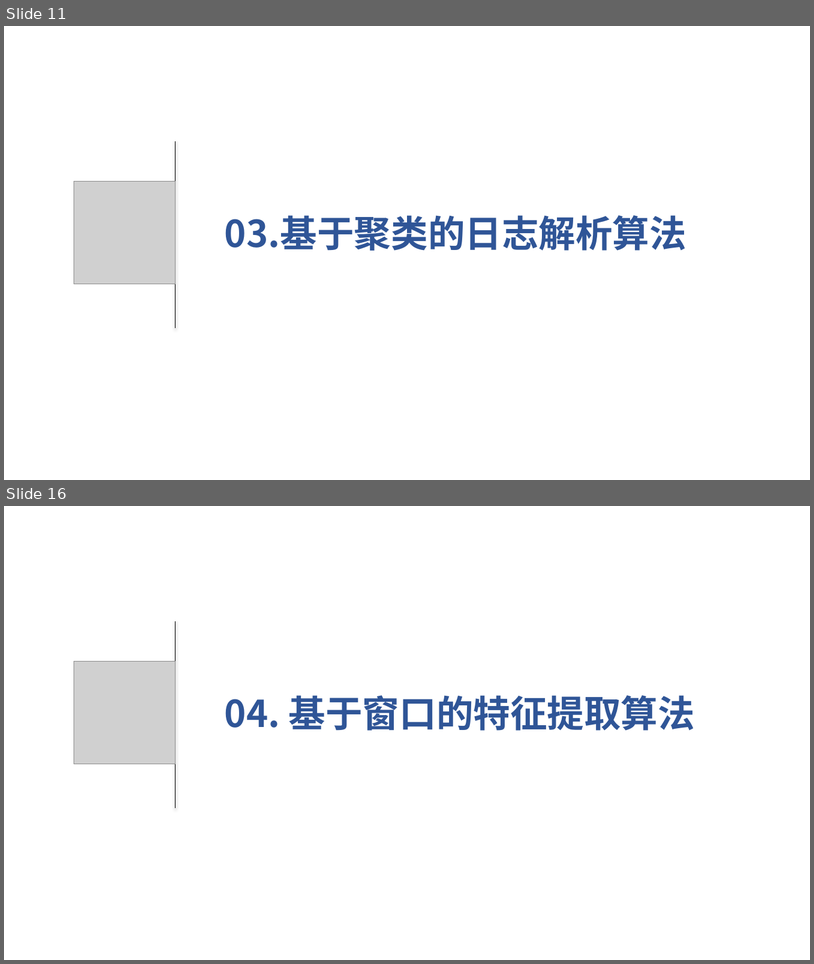
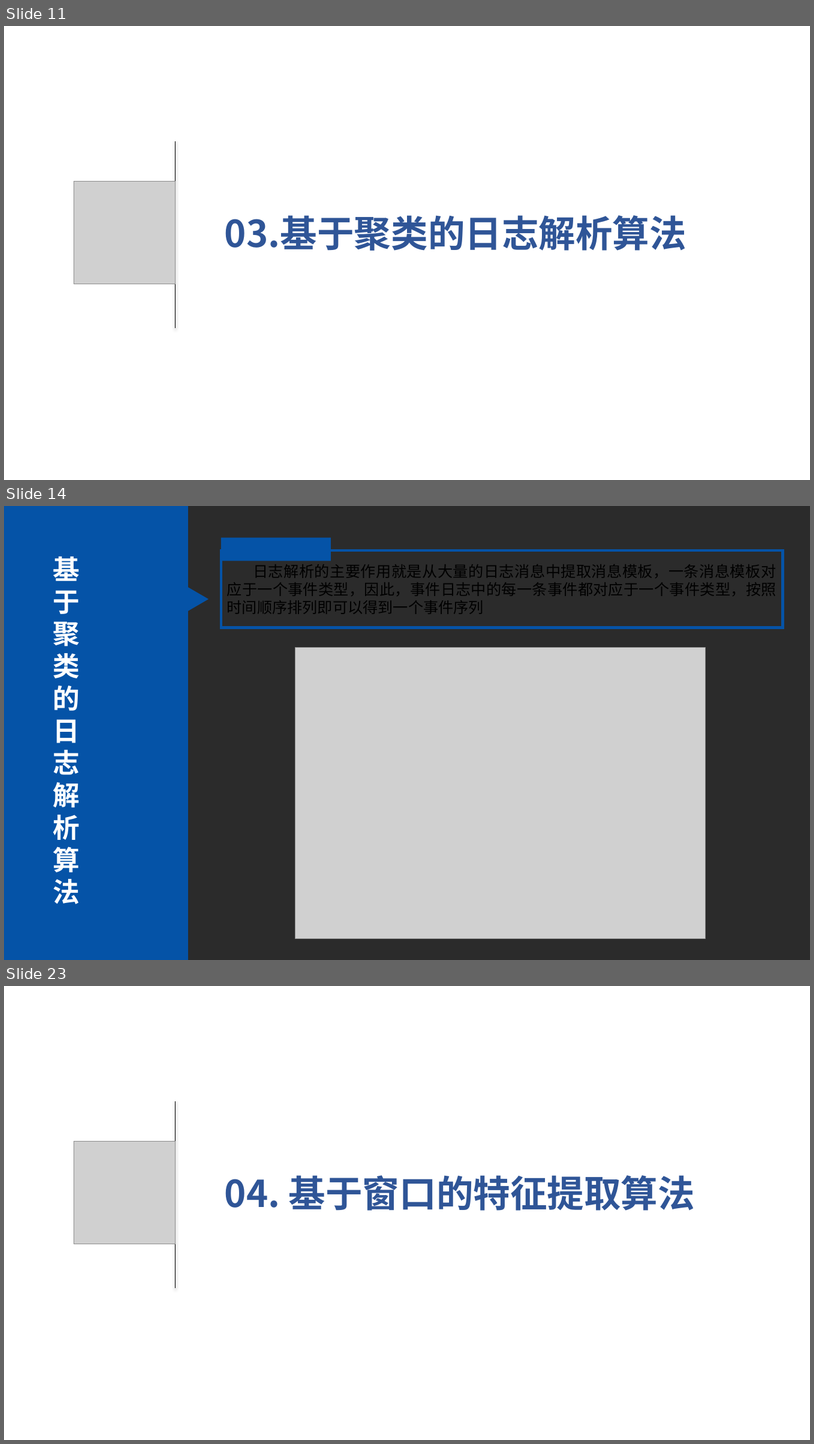
Before and after one commit to huowj/bishe, a slide deck: dabian/毕设.pptx. Shown one above the other, each under a label of ours: slides 11 and 16 before the commit, slides 11, 14 and 23 after it; the slides between them are not shown. The pictures are 814x964 and 814x1444 pixels, drawn with LibreOffice and Linux fonts; fonts in the diff are those of the drawing; grey boxes stand for pictures; background and template pictures are left out; a plain dark background stands for a picture behind light text. Boxes give left, top, right and bottom in pixels: in the first picture for what was removed or moved away, otherwise in the second. Text is boxed around its words. In the diff, an @@ line names an element or a change of style, - is before the commit and + after.

```diff
--- a/dabian/毕设.pptx
+++ b/dabian/毕设.pptx
@@ slide 14 added at box(4, 506, 810, 960), background picture (left out) @@
@@ rectangle added at box(4, 506, 188, 960), fill #0553A7 @@
@@ rectangle added at box(221, 537, 331, 561), fill #0553A7 @@
@@ text added at box(53, 556, 80, 904), 32 pt, text #FFFFFF, bold @@
+基于聚类的日志解析算法
@@ rectangle added at box(221, 550, 783, 628), outline #0553A7 3 pt, 18 pt, text #000000 @@
+日志解析的主要作用就是从大量的日志消息中提取消息模板，一条消息模板对应于一个事件类型，因此，事件日志中的每一条事件都对应于一个事件类型，按照时间顺序排列即可以得到一个事件序列
@@ triangle added at box(188, 588, 209, 611), fill #0553A7 @@
@@ picture added at box(296, 648, 706, 939) @@
@@ what was slide 16 is now slide 23 @@
```
Also in this commit, not shown: 12 slides changed, 12 other slides added, 1 other file.
